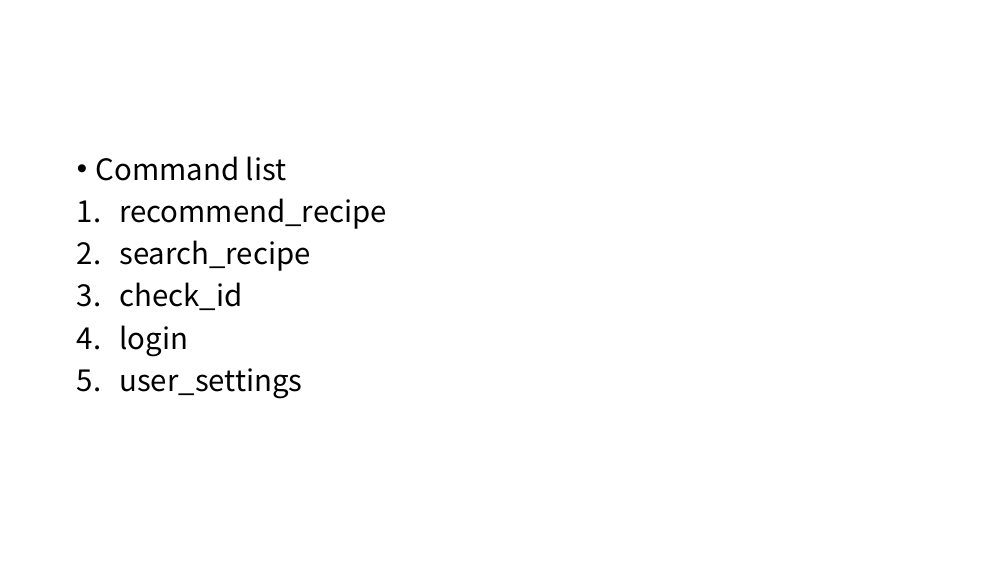
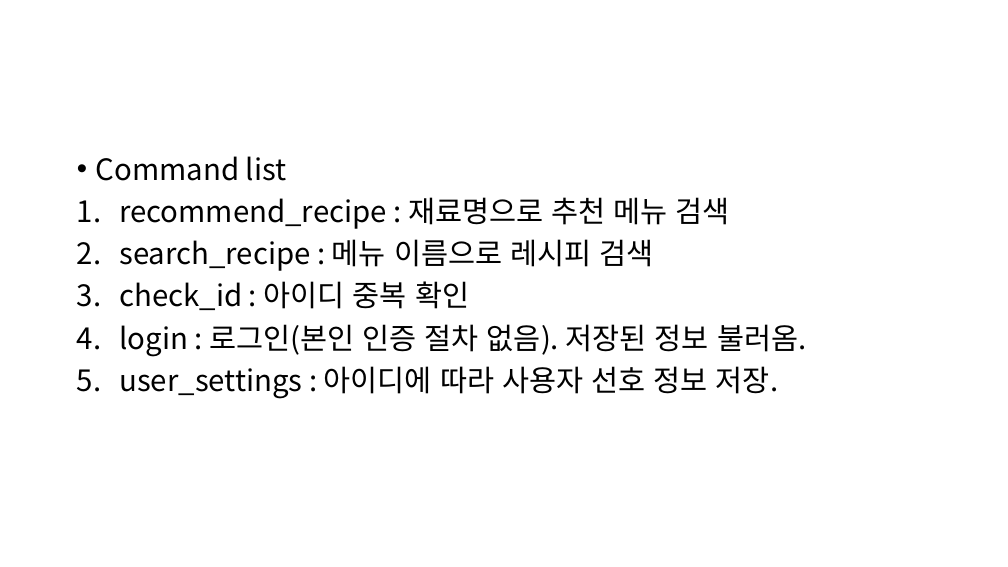
Before and after one commit to csy9608/capstone_chatbot, a slide deck: slide 3 of 설계도.pptx. Drawn at 1008x567 pixels with LibreOffice and Linux fonts; fonts in the diff are those of the drawing. Boxes give left, top, right and bottom in pixels: in the first picture for what was removed or moved away, otherwise in the second. Text is boxed around its words. In the diff, an @@ line names an element or a change of style, - is before the commit and + after.

Commit message:
180329_csy

```diff
--- a/설계도.pptx
+++ b/설계도.pptx
@@ text at (119, 197, 806, 399): text changed @@
-1. recommend_recipe
-2. search_recipe
-3. check_id
-4. login
-5. user_settings
+1. recommend_recipe : 재료명으로 추천 메뉴 검색
+2. search_recipe : 메뉴 이름으로 레시피 검색
+3. check_id : 아이디 중복 확인
+4. login : 로그인(본인 인증 절차 없음). 저장된 정보 불러옴.
+5. user_settings : 아이디에 따라 사용자 선호 정보 저장.
```
